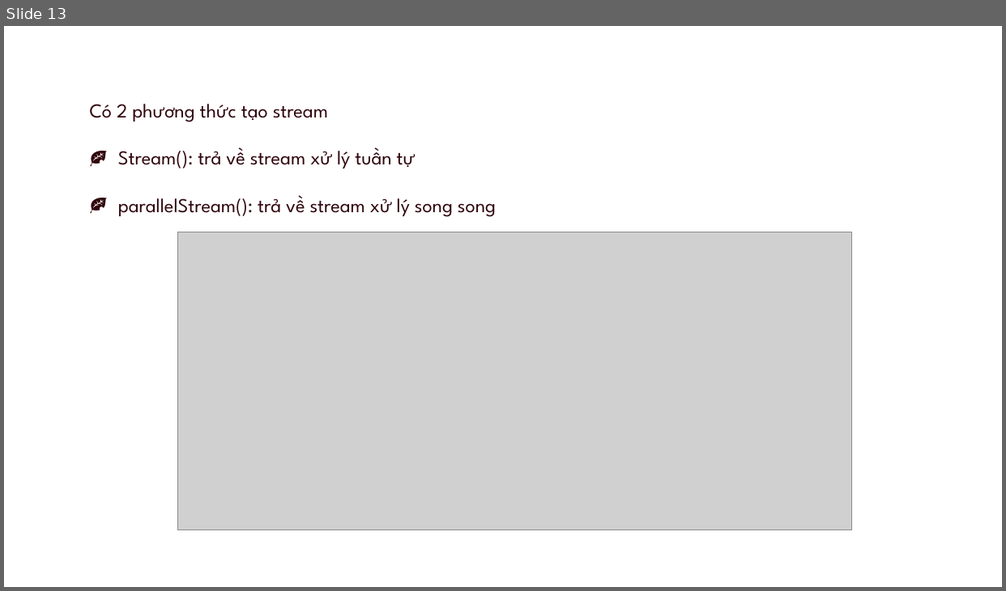
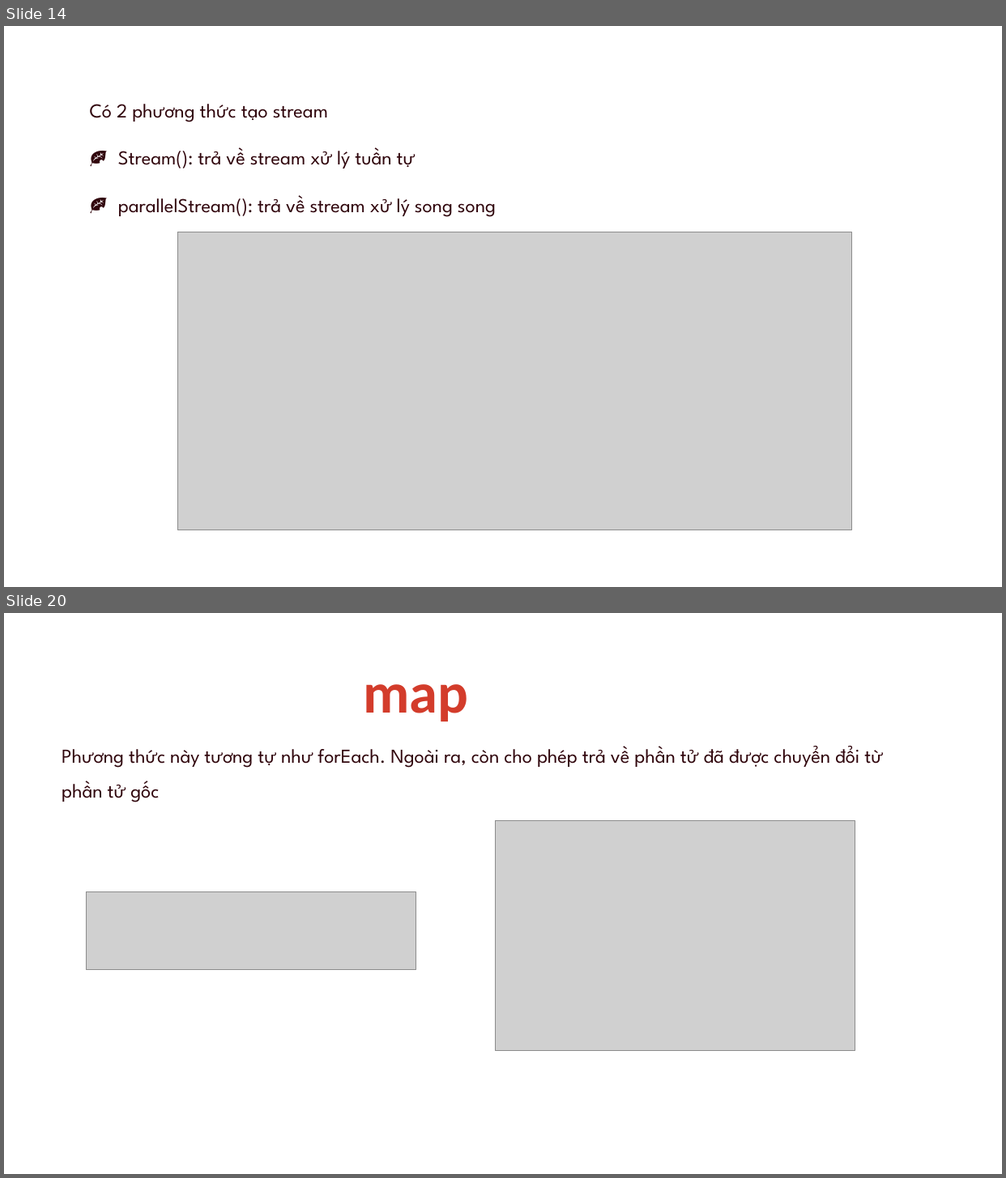
Before and after one commit to goodbyevinh/MyAppChat, a slide deck: Seminar/present.pptx. Shown one above the other, each under a label of ours: slide 13 before the commit, slides 14 and 20 after it; the slides between them are not shown. The pictures are 1006x591 and 1006x1178 pixels, drawn with LibreOffice and Linux fonts; fonts in the diff are those of the drawing; grey boxes stand for pictures. Boxes give left, top, right and bottom in pixels: in the first picture for what was removed or moved away, otherwise in the second. Text is boxed around its words. In the diff, an @@ line names an element or a change of style, - is before the commit and + after.

```diff
--- a/Seminar/present.pptx
+++ b/Seminar/present.pptx
@@ slide 20 added at <box>4,613,1002,1174</box>, background #FFFFFF @@
@@ text added at <box>363,684,468,722</box>, 55 pt, text #D33C2B, bold @@
+map
@@ text added at <box>62,746,883,803</box>, 19 pt, text #30050C @@
+Phương thức này tương tự như forEach. Ngoài ra, còn cho phép trả về phần tử đã được chuyển đổi từ phần tử gốc
@@ picture added at <box>496,821,855,1051</box> @@
@@ picture added at <box>86,892,415,970</box> @@
@@ what was slide 13 is now slide 14 @@
```
Also in this commit, not shown: 7 slides changed, 12 other slides added, 3 slides removed, 11 other files.
